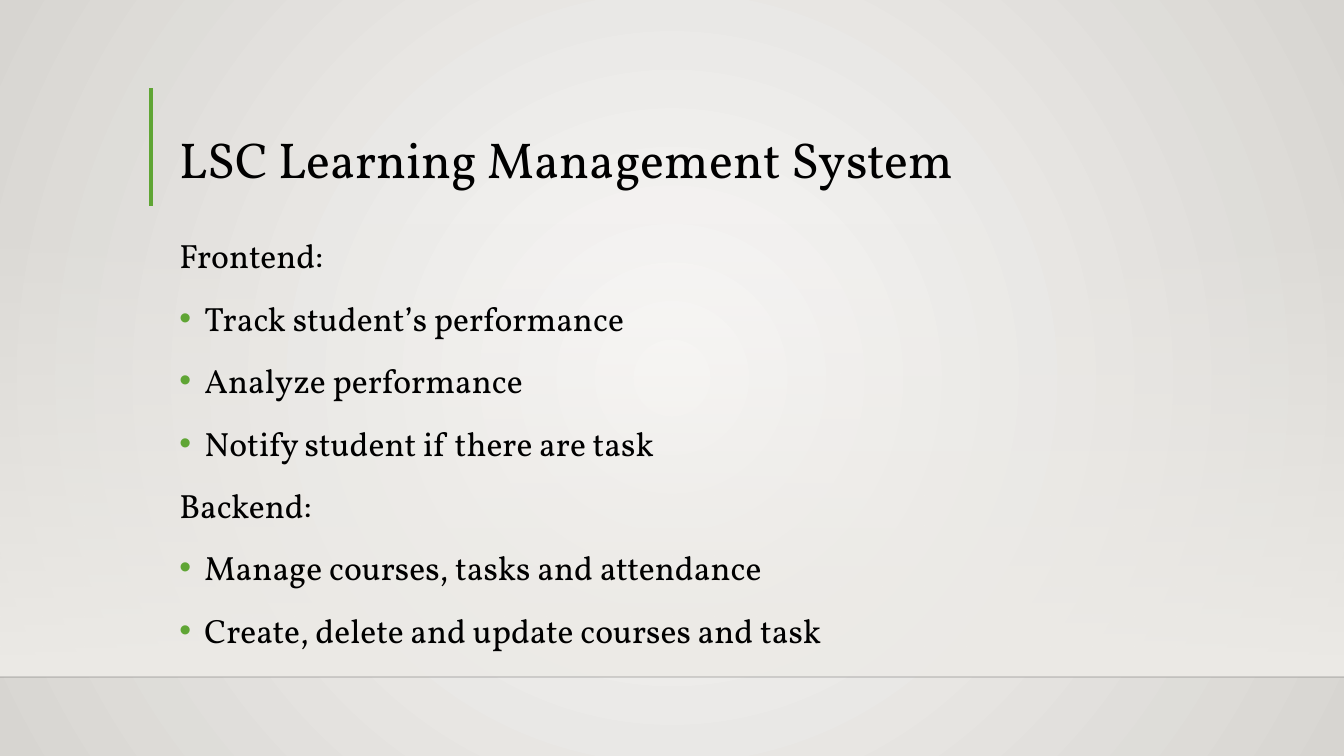
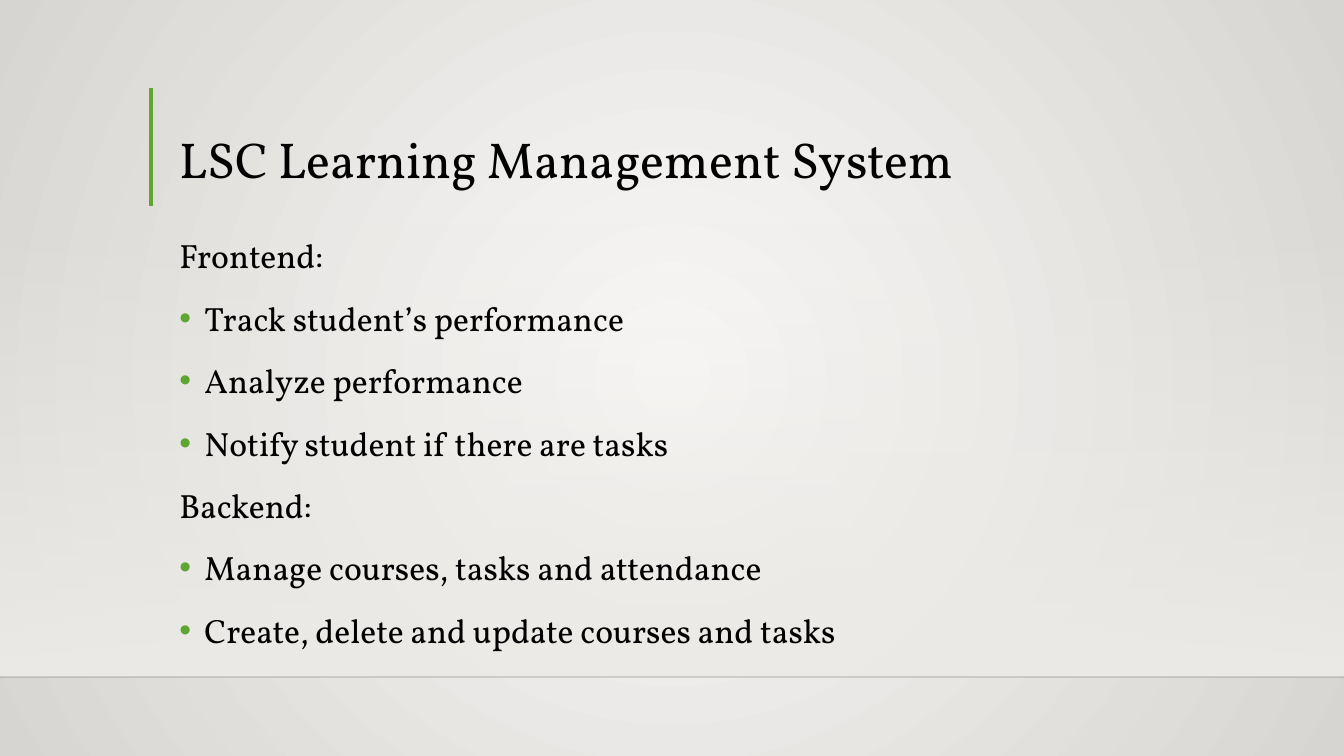
Before and after one commit to seans888/Project---LSC-2, a slide deck: slide 5 of Documentation/MCSPROJ/LSC-LMS PPT.pptx (slide 4 before the commit). Drawn at 1344x756 pixels with LibreOffice and Linux fonts; fonts in the diff are those of the drawing; background and template pictures are left out. Boxes give left, top, right and bottom in pixels: in the first picture for what was removed or moved away, otherwise in the second. Text is boxed around its words. In the diff, an @@ line names an element or a change of style, - is before the commit and + after.

```diff
--- a/Documentation/MCSPROJ/LSC-LMS PPT.pptx
+++ b/Documentation/MCSPROJ/LSC-LMS PPT.pptx
@@ text at <box>204,432,669,465</box>: text changed @@
-• Notify student if there are task
+• Notify student if there are tasks
@@ text at <box>204,619,836,652</box>: text changed @@
-• Create, delete and update courses and task
+• Create, delete and update courses and tasks
```
Also in this commit, not shown: 6 other slides changed, 1 slide added.
